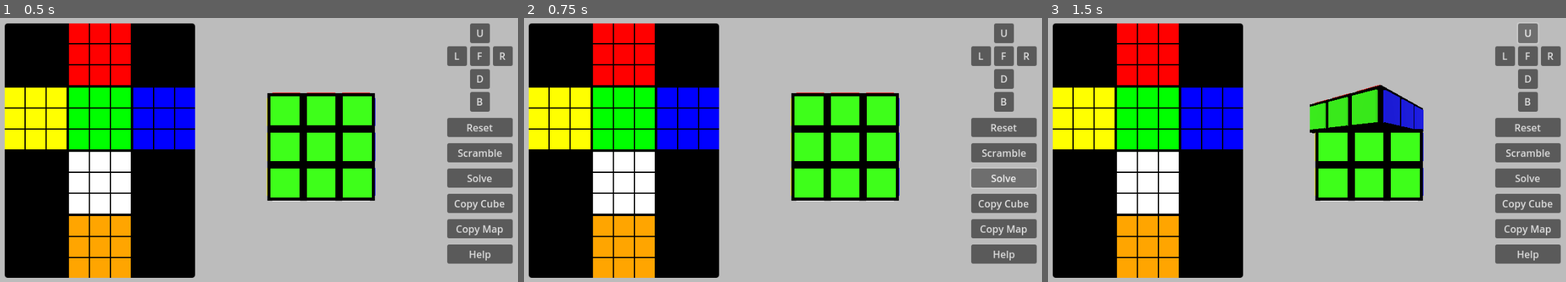
Above: before the commit, frames 1-3 (left to right).
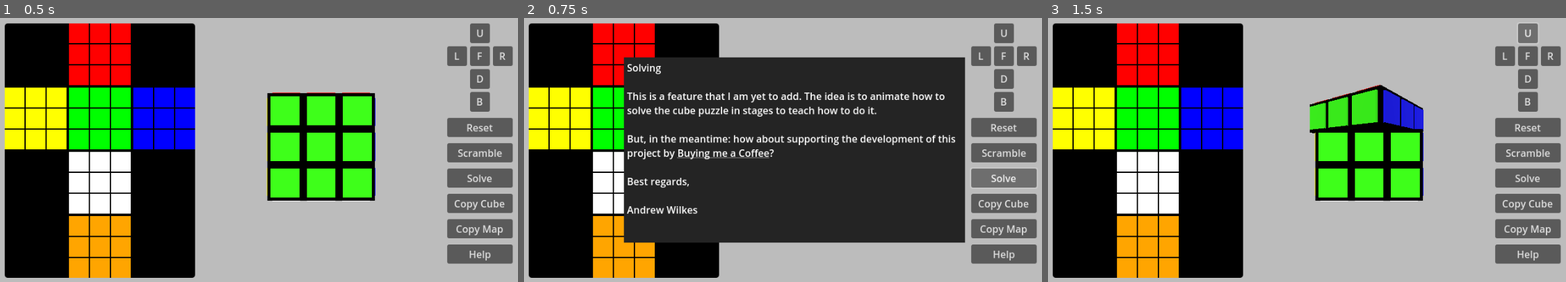
Above: after the commit, the same moments.

Repository: andrew-wilkes/cubic
Game: Godot game, scene res://scenes/main.tscn
Two runs of this game, one before a commit and one after it. Both use one fixed random seed, a clock stepped at 60 frames per second and the inputs below.
Inputs:
- Up to frame 1 (0.5 s): no input
- Up to frame 2 (0.75 s): click "Solve" at 0.5 s
- Up to frame 3 (1.5 s): click "U" at 1.25 s

Frame 1 is identical in both runs. In frame 2, 46% of the frame differs, in the area x 19-86%, y 14-86%; in frame 3, nothing differs.

Commit message:
Add licence info and support popup

Diff:
--- a/project.godot
+++ b/project.godot
@@ -10,7 +10,7 @@
 
 [application]
 
-config/name="cubic"
+config/name="CUBIC"
 run/main_scene="res://scenes/main.tscn"
 config/features=PackedStringArray("4.0", "Forward Plus")
 config/icon="res://icon.svg"
--- /dev/null
+++ b/scenes/Support.gd
@@ -0,0 +1,4 @@
+extends PopupPanel
+
+func _on_text_meta_clicked(_meta):
+	var _e = OS.shell_open("https://buymeacoffee.com/gdscriptdude")
--- a/scenes/main.gd
+++ b/scenes/main.gd
@@ -24,7 +24,7 @@
 			for n in randi_range(10, 15):
 				bc.rotate_face_immediate(randi() % 6, 1 if randf() > 0.5 else -1)
 		"Solve":
-			pass
+			$Support.popup_centered()
 		"CopyCube":
 			$C/ColorMap.set_edge_colors(bc.get_edge_colors())
 			$C/ColorMap.set_corner_colors(bc.get_corner_colors())
--- a/scenes/main.tscn
+++ b/scenes/main.tscn
@@ -1,10 +1,11 @@
-[gd_scene load_steps=7 format=3 uid="uid://cs7xrk28v8act"]
+[gd_scene load_steps=8 format=3 uid="uid://cs7xrk28v8act"]
 
 [ext_resource type="Script" path="res://scenes/main.gd" id="1_lbbsj"]
 [ext_resource type="PackedScene" uid="uid://duux08b0j1brq" path="res://scenes/big_cube.tscn" id="2_vrqpa"]
 [ext_resource type="Script" path="res://scenes/orbiting_camera.gd" id="3_imujc"]
 [ext_resource type="Script" path="res://scenes/UI.gd" id="4_g6qdy"]
 [ext_resource type="PackedScene" uid="uid://dfknx5u3yhl8y" path="res://scenes/color_map.tscn" id="5_3m2rh"]
+[ext_resource type="Script" path="res://scenes/Support.gd" id="6_yx4e8"]
 
 [sub_resource type="StyleBoxFlat" id="StyleBoxFlat_h34t6"]
 content_margin_left = 5.0
@@ -159,3 +160,27 @@
 Shift click or right mouse button for anti-clockwise rotation.
 Crtl click or middle mouse button to align the cube with face forward.
 Esc to quit."
+
+[node name="Support" type="PopupPanel" parent="."]
+title = "Extra Features"
+size = Vector2i(552, 300)
+theme_override_styles/panel = SubResource("StyleBoxFlat_h34t6")
+script = ExtResource("6_yx4e8")
+
+[node name="Text" type="RichTextLabel" parent="Support"]
+offset_left = 5.0
+offset_top = 5.0
+offset_right = 547.0
+offset_bottom = 295.0
+bbcode_enabled = true
+text = "Solving
+
+This is a feature that I am yet to add. The idea is to animate how to solve the cube puzzle in stages to teach how to do it.
+
+But, in the meantime: how about supporting the development of this project by [url]Buying me a Coffee[/url]?
+
+Best regards,
+
+Andrew Wilkes"
+
+[connection signal="meta_clicked" from="Support/Text" to="Support" method="_on_text_meta_clicked"]
Not shown, added: licences.txt
